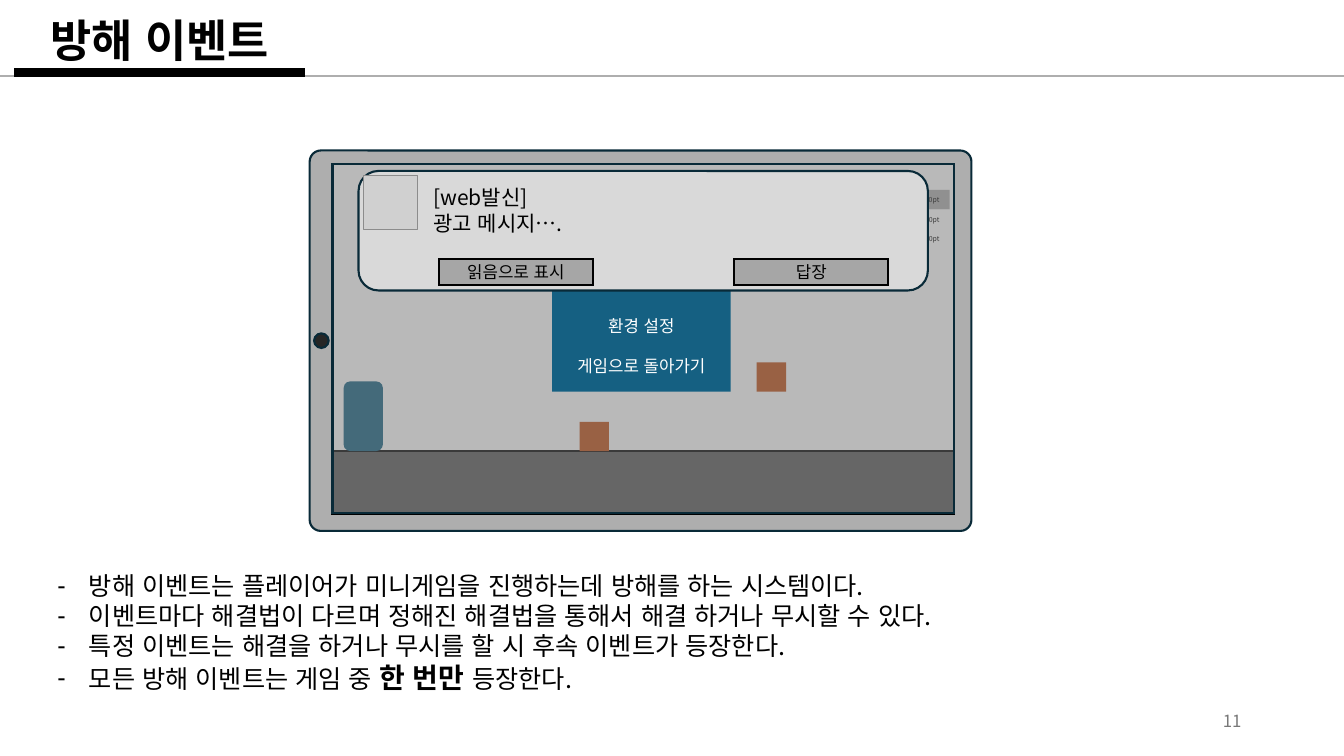
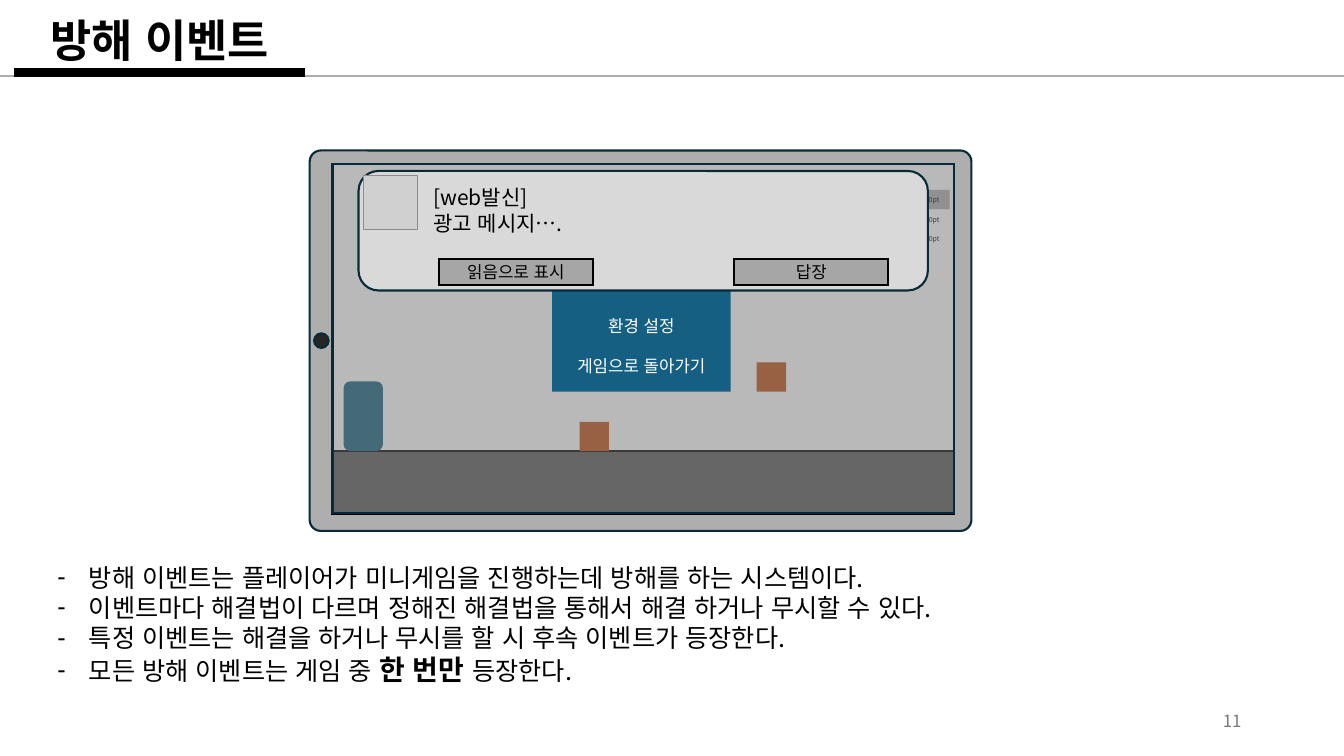
Before and after one commit to weariness00/Mandle_10Minute_Game, a slide deck: slide 11 of document/Please Leave me alone!.pptx. Drawn at 1344x756 pixels with LibreOffice and Linux fonts; fonts in the diff are those of the drawing; grey boxes stand for pictures. Boxes give left, top, right and bottom in pixels: in the first picture for what was removed or moved away, otherwise in the second. Text is boxed around its words. In the diff, an @@ line names an element or a change of style, - is before the commit and + after.

Commit message:
20250205_기획_update
- 은행업무이벤트 상세 기획

```diff
--- a/document/Please Leave me alone!.pptx
+++ b/document/Please Leave me alone!.pptx
@@ text "방해 이벤트는 플레이어가 미니게임을 진행하는데 ...": place and size @@
-text "방해 이벤트는 플레이어가 미니게임을 진행하는데 ..." at (89, 574, 931, 690)
+text "방해 이벤트는 플레이어가 미니게임을 진행하는데 ..." at (89, 566, 931, 682)
```
Also in this commit, not shown: 1 other slide changed, 2 other files.
